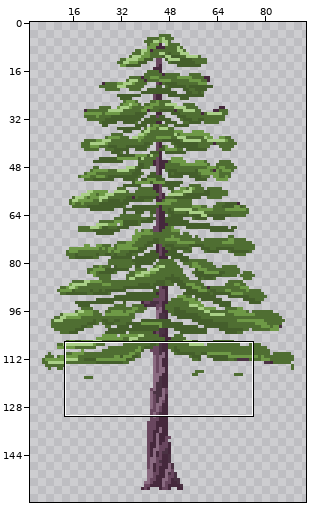
Two versions of one pixel-art file, assets/pine_tree_animated.aseprite. Above: a wide view before the commit, with the close-up outlined.
Close-up. First the earlier version:
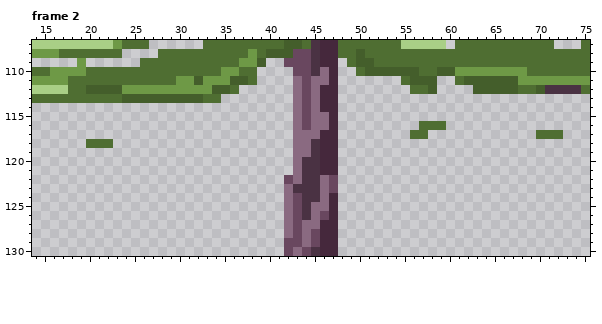
96x160 pixels, 9 frames. Shown: frame 2: x 14..75, y 107..130. The old version is drawn lined up with the new one. The wide view leaves out empty margins.
The result:
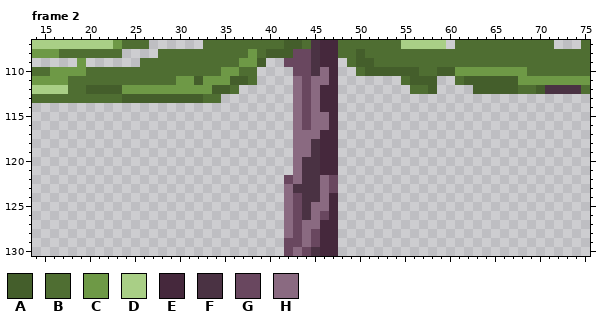
Palette (. is transparent): A #445e2b  B #4f6e32  C #6e9946  D #a9cf86  E #45283c  F #4a3243  G #69475f  H #8a6a81
What changed:
whole drawing moved by -1,+1 (the old picture is shown already moved)
Frame 2:
y 116: x 57..59 BBB -> ...
y 117: x 56..57 BB -> ..; x 70..72 BBB -> ...
y 118: x 20..22 BBB -> ...
Pixel boxes of the changes (left, top, right, bottom) in both close-ups:
erased: (410, 121, 446, 139)
erased: (536, 130, 563, 139)
erased: (86, 139, 113, 148)
